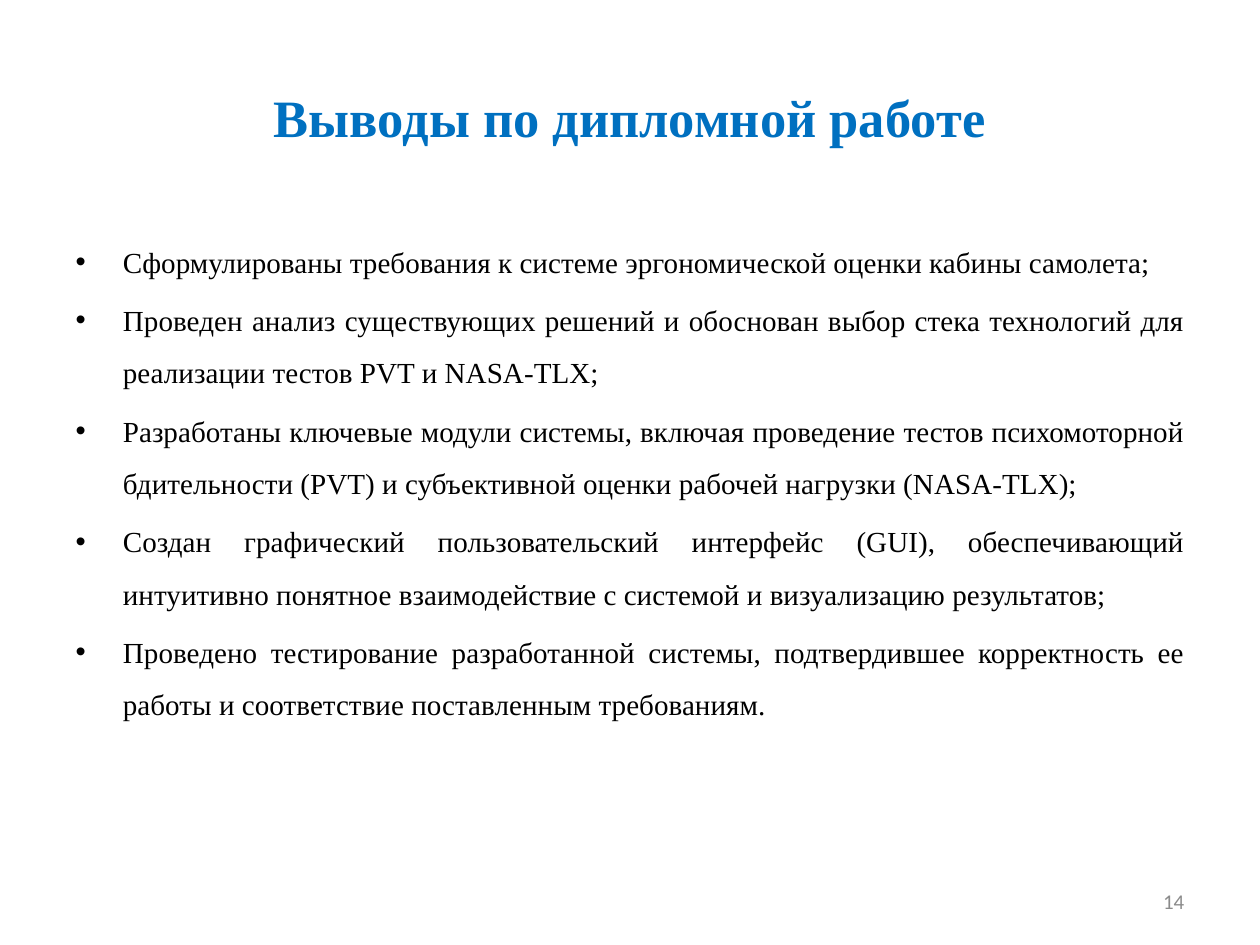
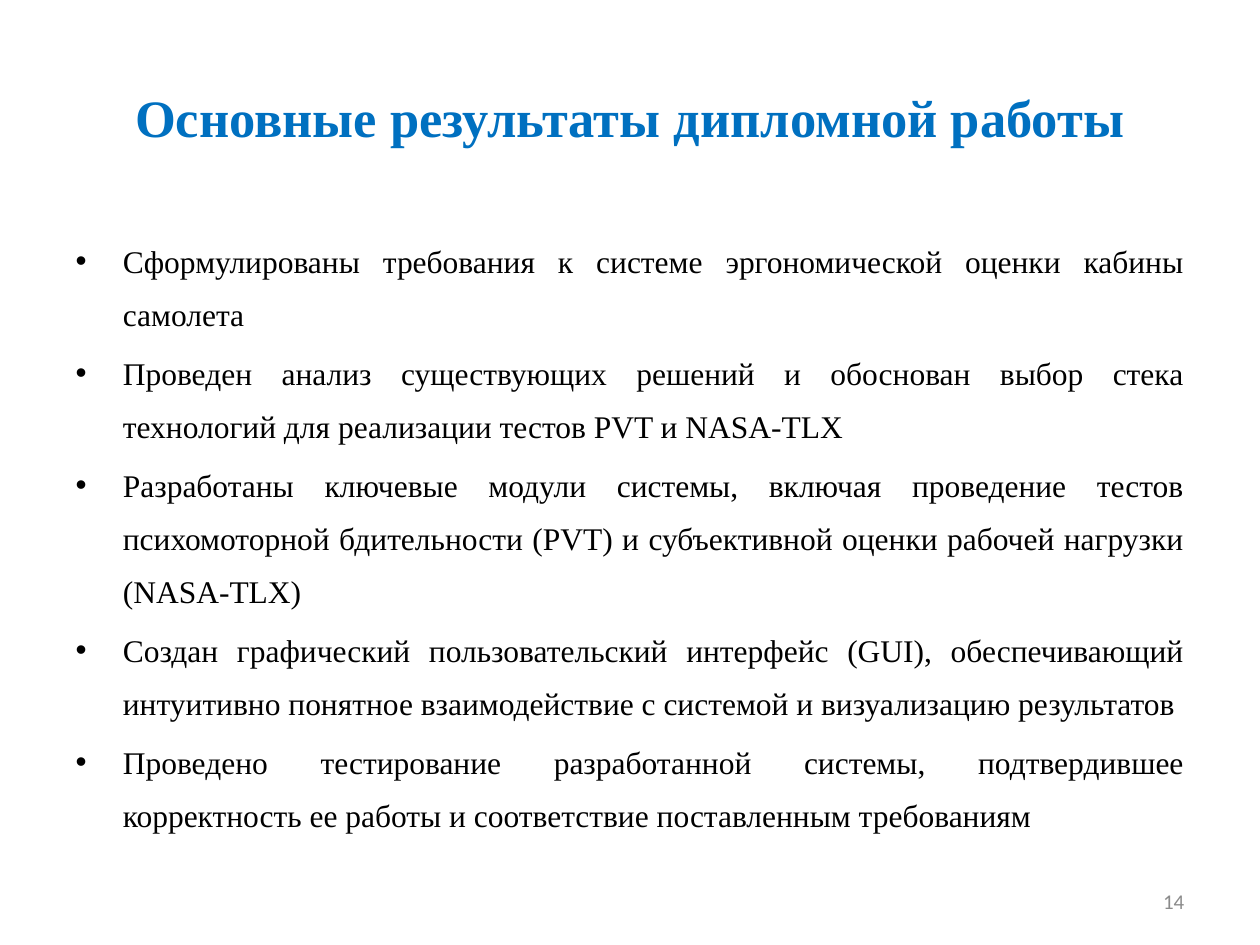
Before and after one commit to Ch1kez/PVT_NASA-TLX, a slide deck: slide 14 of Диплом/Презентация/презентация Курнаев.pptx. Drawn at 1260x945 pixels with LibreOffice and Linux fonts; fonts in the diff are those of the drawing. Boxes give left, top, right and bottom in pixels: in the first picture for what was removed or moved away, otherwise in the second. Text is boxed around its words. In the diff, an @@ line names an element or a change of style, - is before the commit and + after.

```diff
--- a/Диплом/Презентация/презентация Курнаев.pptx
+++ b/Диплом/Презентация/презентация Курнаев.pptx
@@ title at [135,99,1124,148]: text changed @@
-Выводы по дипломной работе
+Основные результаты дипломной работы
@@ text at [123,250,1184,833]: text changed; size 16.6 to 18 pt @@
-• Сформулированы требования к системе эргономической оценки кабины самолета;
-• Проведен анализ существующих решений и обоснован выбор стека технологий для реализации тестов PVT и NASA-TLX;
-• Разработаны ключевые модули системы, включая проведение тестов психомоторной бдительности (PVT) и субъективной оценки рабочей нагрузки (NASA-TLX);
-• Создан графический пользовательский интерфейс (GUI), обеспечивающий интуитивно понятное взаимодействие с системой и визуализацию результатов;
-• Проведено тестирование разработанной системы, подтвердившее корректность ее работы и соответствие поставленным требованиям.
+• Сформулированы требования к системе эргономической оценки кабины самолета
+• Проведен анализ существующих решений и обоснован выбор стека технологий для реализации тестов PVT и NASA-TLX
+• Разработаны ключевые модули системы, включая проведение тестов психомоторной бдительности (PVT) и субъективной оценки рабочей нагрузки (NASA-TLX)
+• Создан графический пользовательский интерфейс (GUI), обеспечивающий интуитивно понятное взаимодействие с системой и визуализацию результатов
+• Проведено тестирование разработанной системы, подтвердившее корректность ее работы и соответствие поставленным требованиям
```
Also in this commit, not shown: 4 other slides changed, 1 slide removed.
